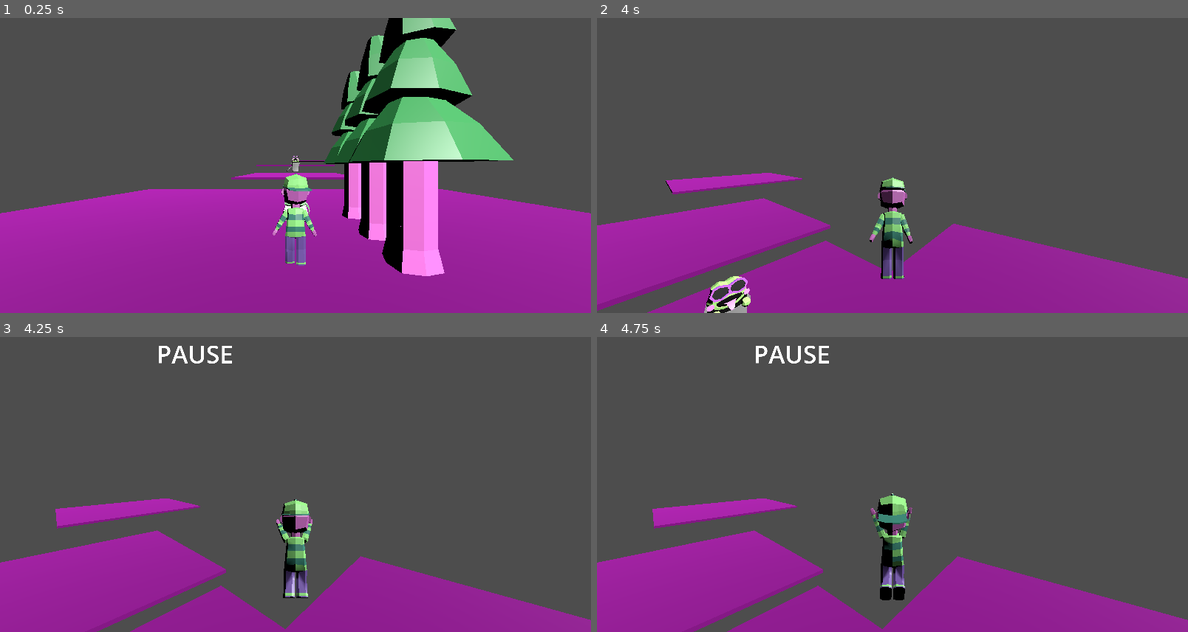
Above: before the commit, frames 1-4 (two rows, left to right).
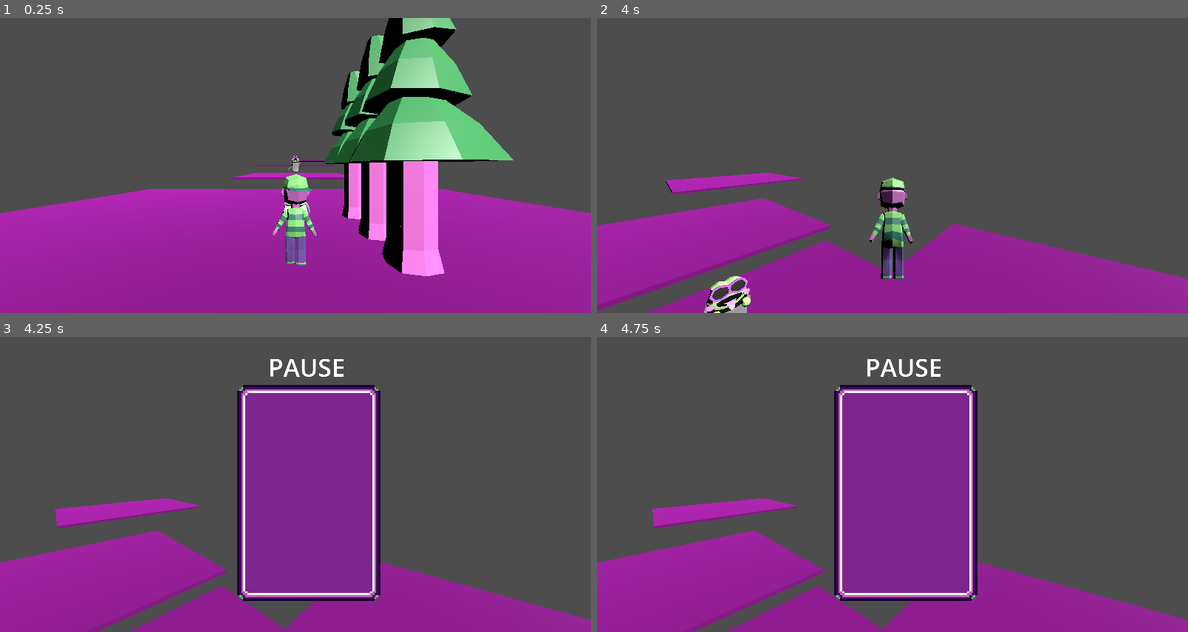
Above: after the commit, the same moments.

Repository: b4k4kozmo/KatsuBoy3D
Game: Godot game, scene res://Main.tscn
Two runs of this game, one before a commit and one after it. Both use one fixed random seed, a clock stepped at 60 frames per second and the inputs below.
Inputs (mouse positions are in pixels of both pictures, inside the frame that each line leads up to):
- Up to frame 1 (0.25 s): no input
- Up to frame 2 (4 s): tap Enter (attack) at 0.5, 1.35 s; move the mouse to (922, 165) at 0.52 s; hold W (move_forward) from 0.53 s (still down); right-click (922, 165) at 0.6 s; tap Space (jump) at 0.77, 1.52, 3.02, 3.77 s; move the mouse to (862, 165) at 1.27 s; move the mouse to (904, 159) at 2.02 s; tap E (interact) at 2.1 s; move the mouse to (886, 171) at 2.77 s; tap Shift (run) at 2.85 s; move the mouse to (933, 168) at 3.52 s; hold = (zoom_in) from 3.53 s (still down)
- Up to frame 3 (4.25 s): keep holding W (move_forward); keep holding = (zoom_in); tap P (pause) at 4.15 s
- Up to frame 4 (4.75 s): keep holding W (move_forward); move the mouse to (845, 481) at 4.27 s; release = (zoom_in) at 4.28 s; tap - (zoom_out) at 4.35 s; tap Space (jump) at 4.52 s

Frames 1-2 are identical in both runs. In frame 3, 18% of the frame differs, in the area x 26-65%, y 3-90%; in frame 4, 18%.

Commit message:
added pause and inventory menu
added the basis for menus

Diff:
--- /dev/null
+++ b/InventoryGui.tscn
@@ -0,0 +1,19 @@
+[gd_scene load_steps=2 format=3 uid="uid://d3rwubp3v84g0"]
+
+[ext_resource type="Texture2D" uid="uid://cof7g1vdsaky4" path="res://Art/InventoryRect.png" id="1_0pwe1"]
+
+[node name="InventoryGui" type="Control"]
+layout_mode = 3
+anchors_preset = 0
+offset_right = 1556.0
+offset_bottom = 801.0
+
+[node name="NinePatchRect" type="NinePatchRect" parent="."]
+layout_mode = 0
+offset_right = 1556.0
+offset_bottom = 801.0
+texture = ExtResource("1_0pwe1")
+patch_margin_left = 48
+patch_margin_top = 48
+patch_margin_right = 48
+patch_margin_bottom = 48
--- a/Main.tscn
+++ b/Main.tscn
@@ -80,7 +80,7 @@
 transform = Transform3D(0.9242, 0.0589846, 0.377328, -0.321046, 0.655099, 0.683941, -0.206845, -0.753237, 0.624379, 0.528847, 8.36707, 61.8775)
 light_energy = 3.0
 
-[node name="CanvasLayer" parent="." instance=ExtResource("2_xpdkv")]
+[node name="Pause" parent="." instance=ExtResource("2_xpdkv")]
 
 [node name="Frogness" parent="." instance=ExtResource("3_t0cp6")]
 transform = Transform3D(1, 0, 0, 0, 1, 0, 0, 0, 1, 0, 7.15734, -57.7404)
@@ -97,5 +97,5 @@
 [node name="StaticTree3" parent="." instance=ExtResource("6_0wx41")]
 transform = Transform3D(2, 0, 0, 0, 2, 0, 0, 0, 2, 11.3513, 0, -17.7314)
 
-[connection signal="gameNotPaused" from="CanvasLayer" to="Player" method="_on_canvas_layer_game_not_paused"]
-[connection signal="gamePaused" from="CanvasLayer" to="Player" method="_on_canvas_layer_game_paused"]
+[connection signal="gameNotPaused" from="Pause" to="Player" method="_on_canvas_layer_game_not_paused"]
+[connection signal="gamePaused" from="Pause" to="Player" method="_on_canvas_layer_game_paused"]
--- a/Pause.tscn
+++ b/Pause.tscn
@@ -1,17 +1,39 @@
-[gd_scene load_steps=2 format=3 uid="uid://bf0t5wyx65krj"]
+[gd_scene load_steps=3 format=3 uid="uid://bf0t5wyx65krj"]
 
 [ext_resource type="Script" path="res://Pause.gd" id="1_5hq45"]
+[ext_resource type="Texture2D" uid="uid://cof7g1vdsaky4" path="res://Art/InventoryRect.png" id="2_dvk2w"]
 
 [node name="Pause" type="CanvasLayer"]
 script = ExtResource("1_5hq45")
 
-[node name="RichTextLabel" type="RichTextLabel" parent="."]
+[node name="Control" type="Control" parent="."]
+layout_mode = 3
+anchors_preset = 0
+offset_left = 838.0
+offset_top = 8.0
+offset_right = 1634.0
+offset_bottom = 1122.0
+
+[node name="RichTextLabel" type="RichTextLabel" parent="Control"]
+layout_mode = 1
 anchors_preset = 5
 anchor_left = 0.5
 anchor_right = 0.5
-offset_left = -565.0
-offset_right = 565.0
-offset_bottom = 626.0
+offset_left = -147.0
+offset_top = 46.0
+offset_right = 179.0
+offset_bottom = 216.0
 grow_horizontal = 2
 theme_override_font_sizes/normal_font_size = 100
 text = "PAUSE"
+
+[node name="NinePatchRect" type="NinePatchRect" parent="Control"]
+offset_left = 126.0
+offset_top = 188.0
+offset_right = 706.0
+offset_bottom = 1066.0
+texture = ExtResource("2_dvk2w")
+patch_margin_left = 48
+patch_margin_top = 48
+patch_margin_right = 48
+patch_margin_bottom = 48
--- a/project.godot
+++ b/project.godot
@@ -96,3 +96,7 @@
 3d_physics/layer_3="enemy"
 3d_physics/layer_4="world"
 3d_physics/layer_5="weapons"
+
+[rendering]
+
+textures/canvas_textures/default_texture_filter=0
Binary file added: Art/InventoryRect.png
Not shown, added: Art/InventoryRect.png.import
